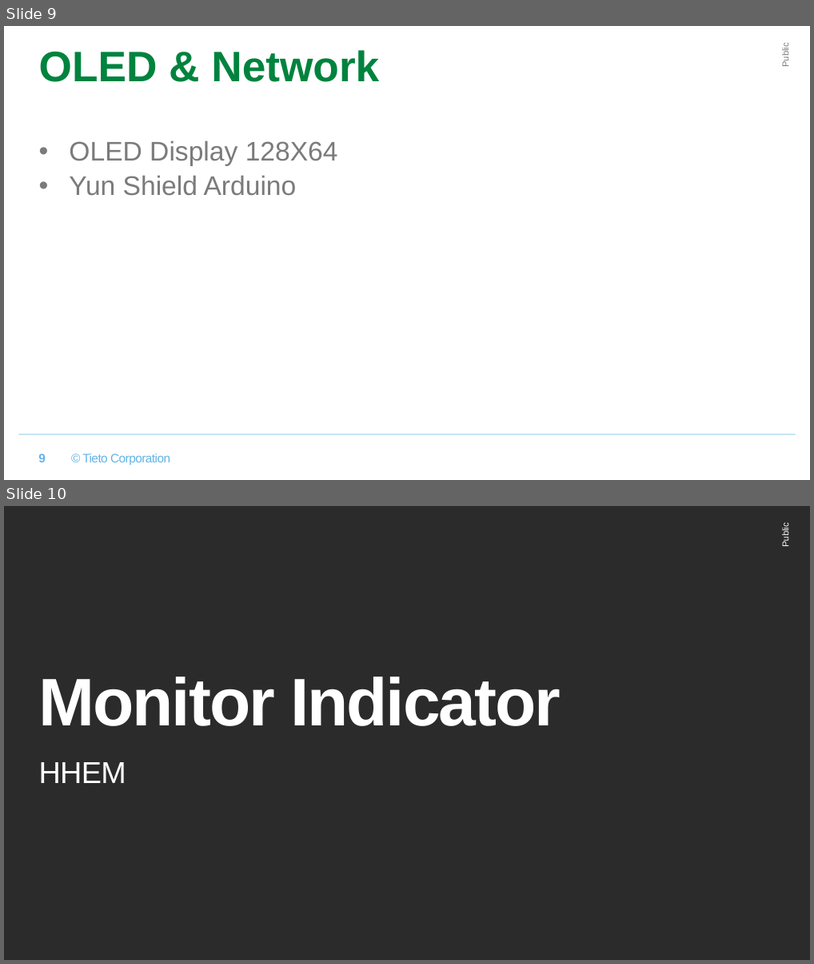
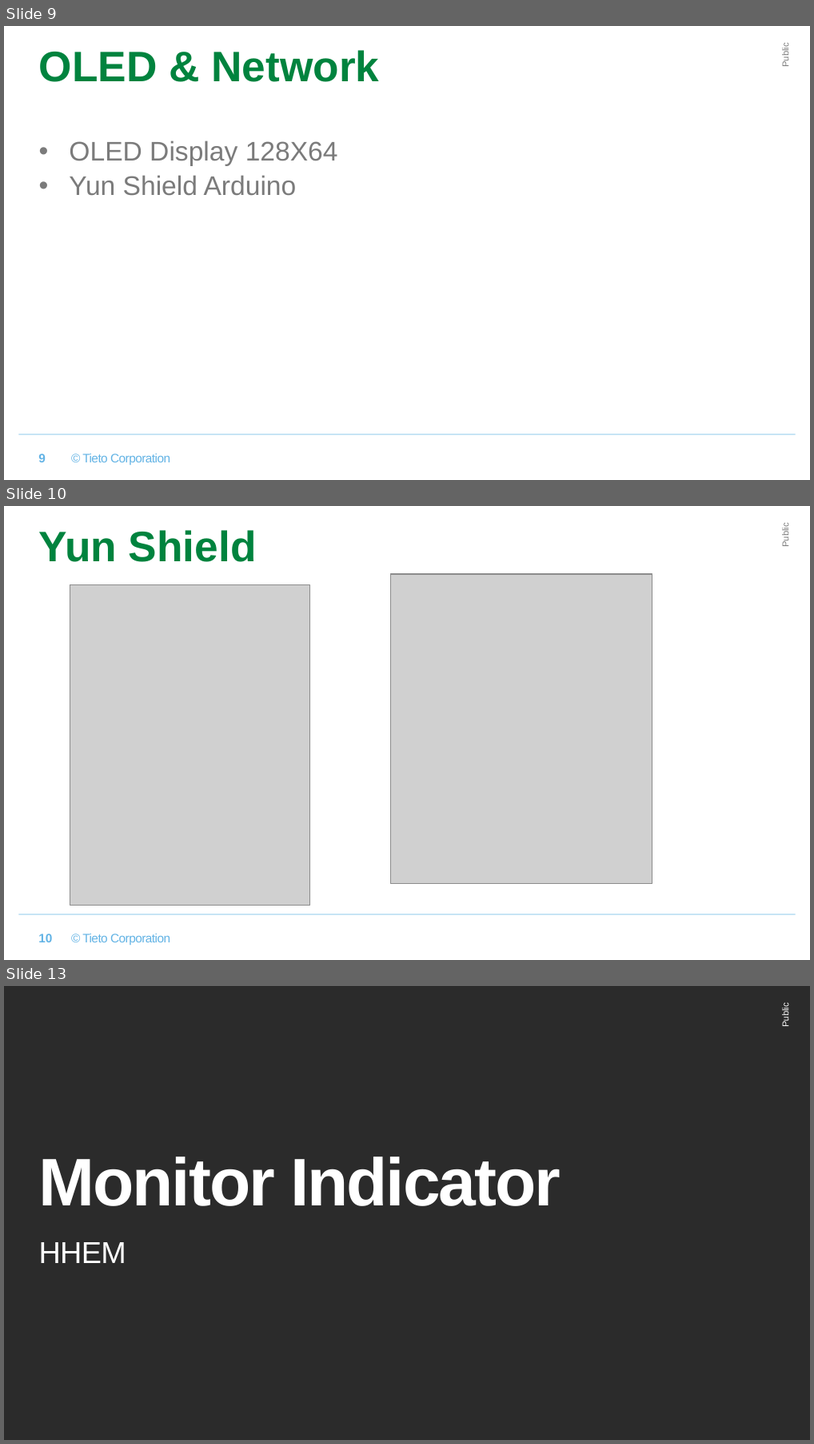
Before and after one commit to xpanhhu/hand-held_environment_monitor, a slide deck: hand-held_environment_monitor_Template.pptx. Shown one above the other, each under a label of ours: slides 9 and 10 before the commit, slides 9, 10 and 13 after it; the slides between them are not shown. The pictures are 814x964 and 814x1444 pixels, drawn with LibreOffice and Linux fonts; fonts in the diff are those of the drawing; grey boxes stand for pictures; background and template pictures are left out; a plain dark background stands for a picture behind light text. Boxes give left, top, right and bottom in pixels: in the first picture for what was removed or moved away, otherwise in the second. Text is boxed around its words. In the diff, an @@ line names an element or a change of style, - is before the commit and + after.

Commit message:
add yun-shield pages into ppt

```diff
--- a/hand-held_environment_monitor_Template.pptx
+++ b/hand-held_environment_monitor_Template.pptx
@@ slide 10 added at box(4, 506, 810, 960), background #FFFFFF; not listed: 3 template elements that a slide beside it also shows @@
@@ title added at box(39, 530, 257, 562), 38 pt, text #00833E, bold @@
+Yun Shield
@@ picture added at box(391, 574, 652, 883) @@
@@ picture added at box(70, 584, 310, 904) @@
@@ page number added at box(38, 932, 70, 945), fill #FFFFFF, 11 pt, text #62B3E5, bold @@
+10
@@ what was slide 10 is now slide 13 @@
```
Also in this commit, not shown: 2 other slides added.
